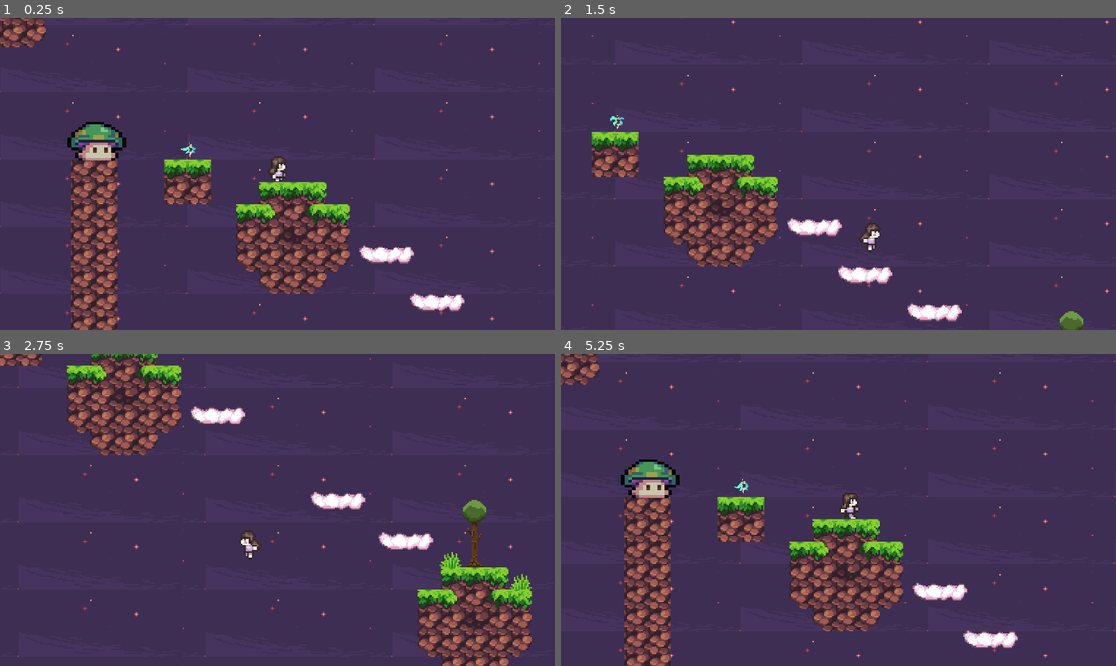
Above: before the commit, frames 1-4 (two rows, left to right).
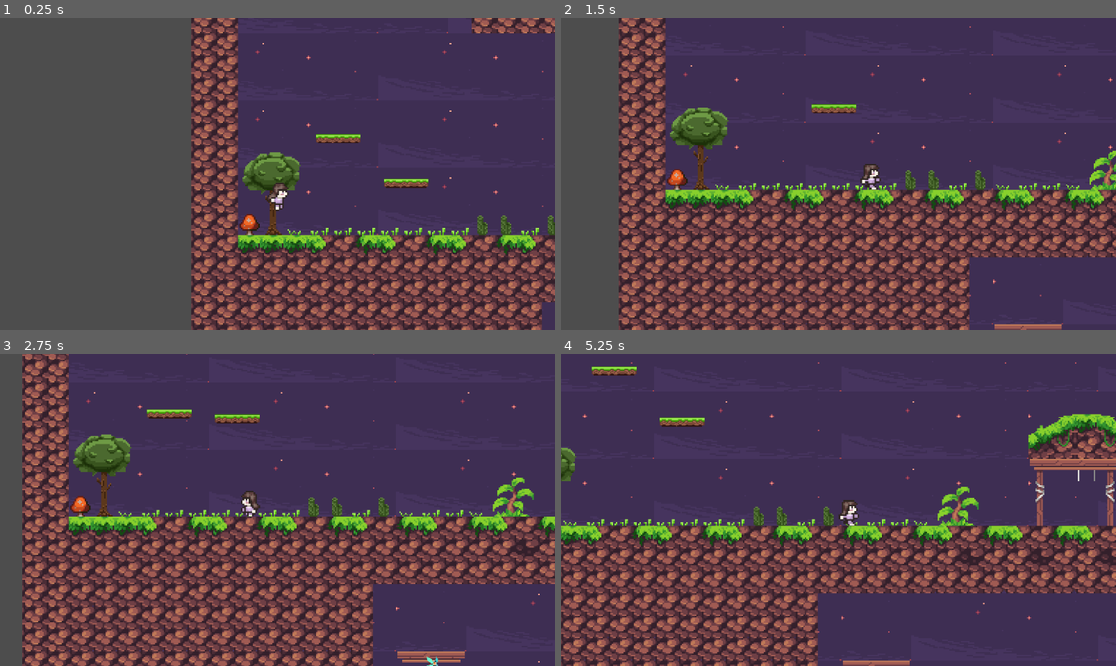
Above: after the commit, the same moments.

Repository: Stilyy345/Pink-World
Game: Godot game, scene res://scenes/levels/level_2.tscn
The game is run twice, just before and just after one commit, with the same random seed, the same clock (stepped at 60 frames per second) and the same inputs.
Inputs:
- Up to frame 1 (0.25 s): no input
- Up to frame 2 (1.5 s): tap Enter (ui_accept) at 0.5 s; hold D (move_right) from 0.53 s (still down); tap E (interact) at 0.6, 1.35 s; tap Space (jump) at 0.77 s
- Up to frame 3 (2.75 s): tap Space (jump) at 1.52 s; release D (move_right) at 2.03 s; hold Left (move_left) from 2.03 s (still down); tap E (interact) at 2.1 s
- Up to frame 4 (5.25 s): release Left (move_left) at 2.78 s; hold D (move_right) 2.78-4.28 s; tap E (interact) every 0.75 s from 2.85 to 5.1 s; tap Space (jump) at 3.02, 3.77, 4.52 s; hold Left (move_left) 4.28-5.03 s; hold D (move_right) from 5.03 s (still down)

The runs differ from the first frame. In frame 1, 65% of the frame differs, in the area x 0-100%, y 0-100%; in frame 2, 52%; in frame 3, 60%; in frame 4, 41%.

Commit message:
Update level_2.tscn

Diff:
--- a/scenes/levels/level_2.tscn
+++ b/scenes/levels/level_2.tscn
@@ -208,7 +208,7 @@
 [node name="level2" type="Node2D"]
 
 [node name="Player" parent="." instance=ExtResource("2_ra442")]
-position = Vector2(45, -392)
+position = Vector2(-1559, -81)
 
 [node name="Killzone2" parent="." instance=ExtResource("7_ibugp")]
 position = Vector2(-415, 80)
@@ -216,7 +216,6 @@
 
 [node name="CollisionShape2D" type="CollisionShape2D" parent="Killzone2"]
 position = Vector2(-0.0271094, 5.09571)
-scale = Vector2(1, 1)
 shape = SubResource("RectangleShape2D_qpwj6")
 
 [node name="Killzone" parent="." instance=ExtResource("7_ibugp")]
